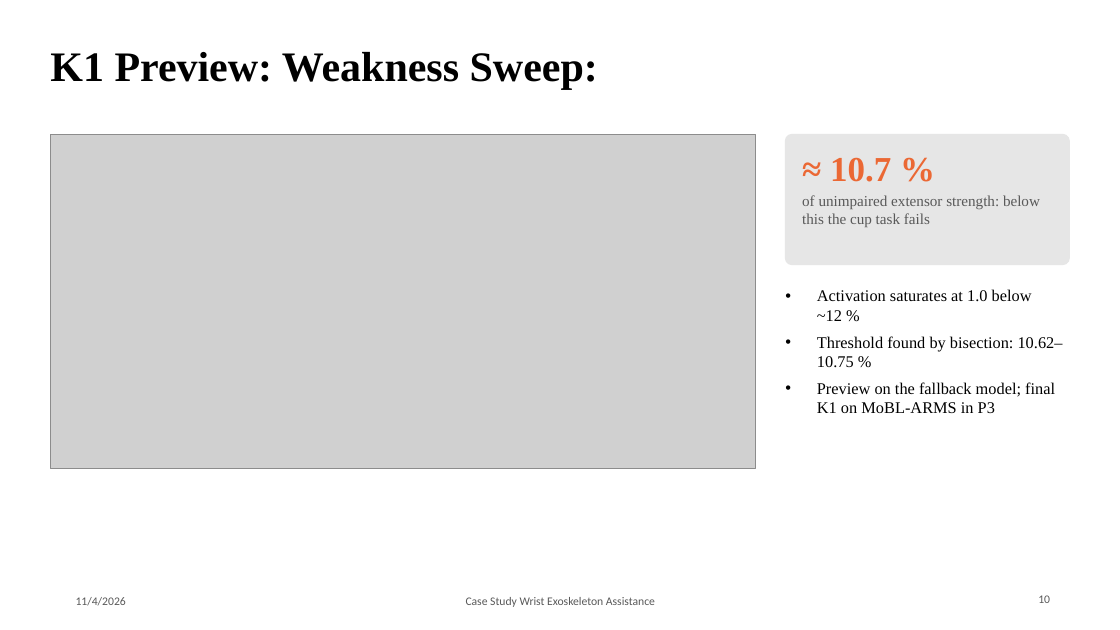
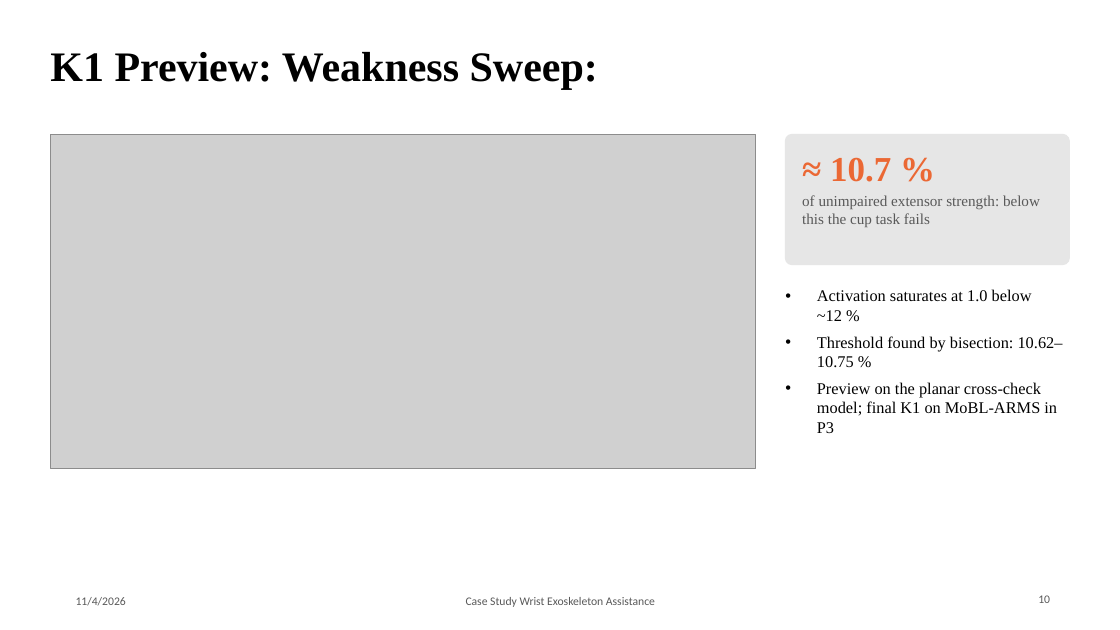
Before and after one commit to Rationaliser/wrist-exo-assist-sim, a slide deck: slide 10 of presentation/P2_Team7_Wrist_Exo_Baseline.pptx. Drawn at 1120x630 pixels with LibreOffice and Linux fonts; fonts in the diff are those of the drawing; grey boxes stand for pictures; background and template pictures are left out. Boxes give left, top, right and bottom in pixels: in the first picture for what was removed or moved away, otherwise in the second. Text is boxed around its words. In the diff, an @@ line names an element or a change of style, - is before the commit and + after.

```diff
--- a/presentation/P2_Team7_Wrist_Exo_Baseline.pptx
+++ b/presentation/P2_Team7_Wrist_Exo_Baseline.pptx
@@ text at [817,382,1057,433]: text changed @@
-• Preview on the fallback model; final K1 on MoBL-ARMS in P3
+• Preview on the planar cross-check model; final K1 on MoBL-ARMS in P3
```
Also in this commit, not shown: 8 other slides changed, 1 slide added, 1 slide removed, 4 other files.
